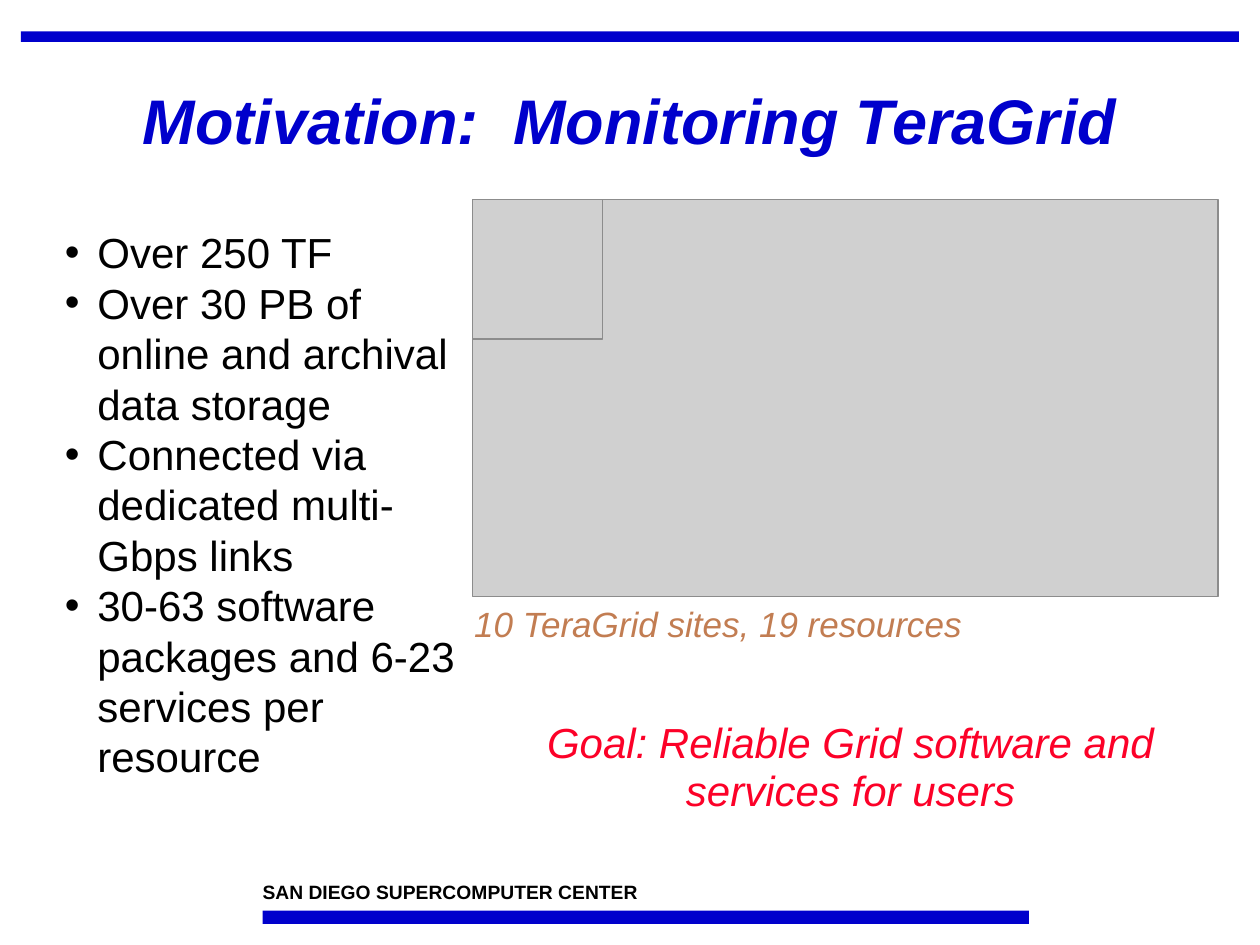
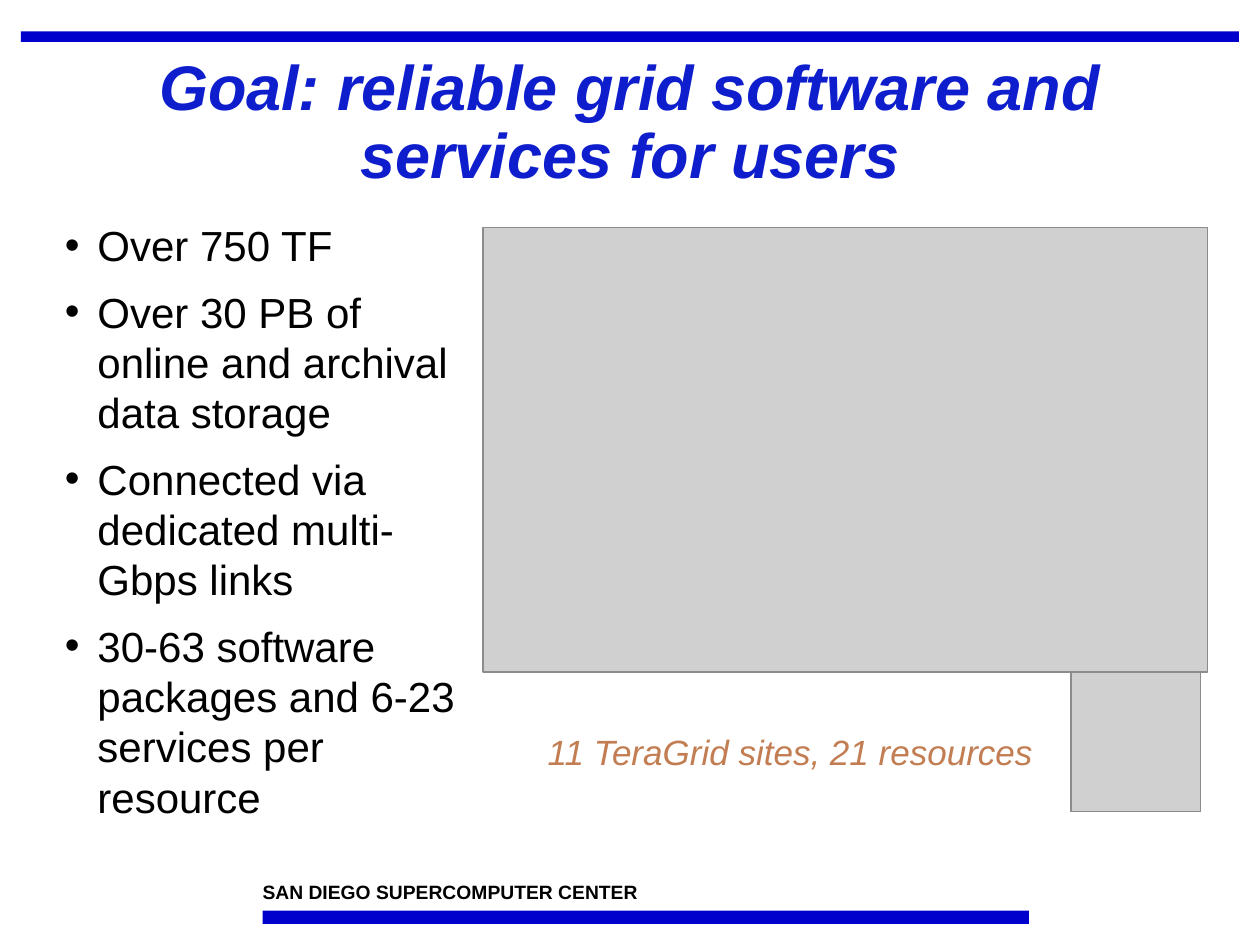
Before and after one commit to IncaProject/inca-xsede, a slide deck: slide 2 of talks/osgc08/inca-osgc08.ppt. Drawn at 1260x945 pixels with LibreOffice and Linux fonts; fonts in the diff are those of the drawing; grey boxes stand for pictures; background and template pictures are left out. Boxes give left, top, right and bottom in pixels: in the first picture for what was removed or moved away, otherwise in the second. Text is boxed around its words. In the diff, an @@ line names an element or a change of style, - is before the commit and + after.

```diff
--- a/talks/osgc08/inca-osgc08.ppt
+++ b/talks/osgc08/inca-osgc08.ppt
@@ title "Goal: reliable grid software and ..." at (159,64,1100,179): vertical alignment top to middle @@
@@ title at (159,64,1100,179): text changed; size 24 to 36 pt; text colour #FC0128 to #0E1ECC; bold on @@
-Goal: Reliable Grid software and services for users
+Goal: reliable grid software and services for users
@@ title removed at (143,98,1116,156) @@
-Motivation: Monitoring TeraGrid
@@ text "Over 750 TF": place and size @@
-text "Over 750 TF" at (97,238,455,773)
+text "Over 750 TF" at (97,231,455,814)
@@ text at (97,231,332,262): text changed @@
-• Over 250 TF
+• Over 750 TF
@@ picture: place and size @@
-picture at (472,199,1218,596)
+picture at (483,228,1207,673)
@@ text at (97,297,455,814): more space between paragraphs @@
@@ picture: place and size @@
-picture at (472,199,602,339)
+picture at (1071,672,1201,811)
@@ text at (548,739,1033,770): text changed @@
-10 TeraGrid sites, 19 resources
+11 TeraGrid sites, 21 resources
```
Also in this commit, not shown: 8 other slides changed, 3 slides removed, 1 other file.
